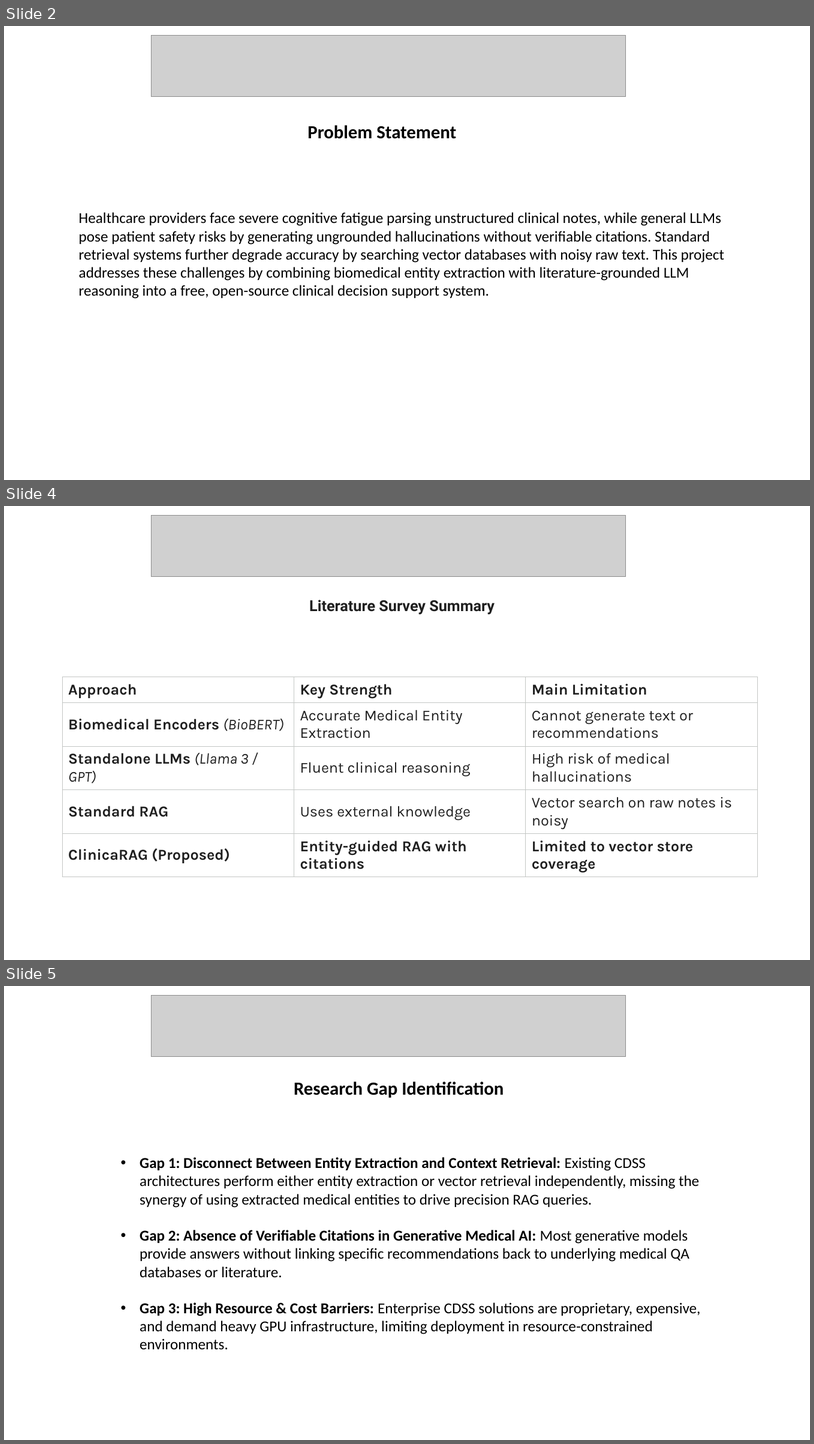
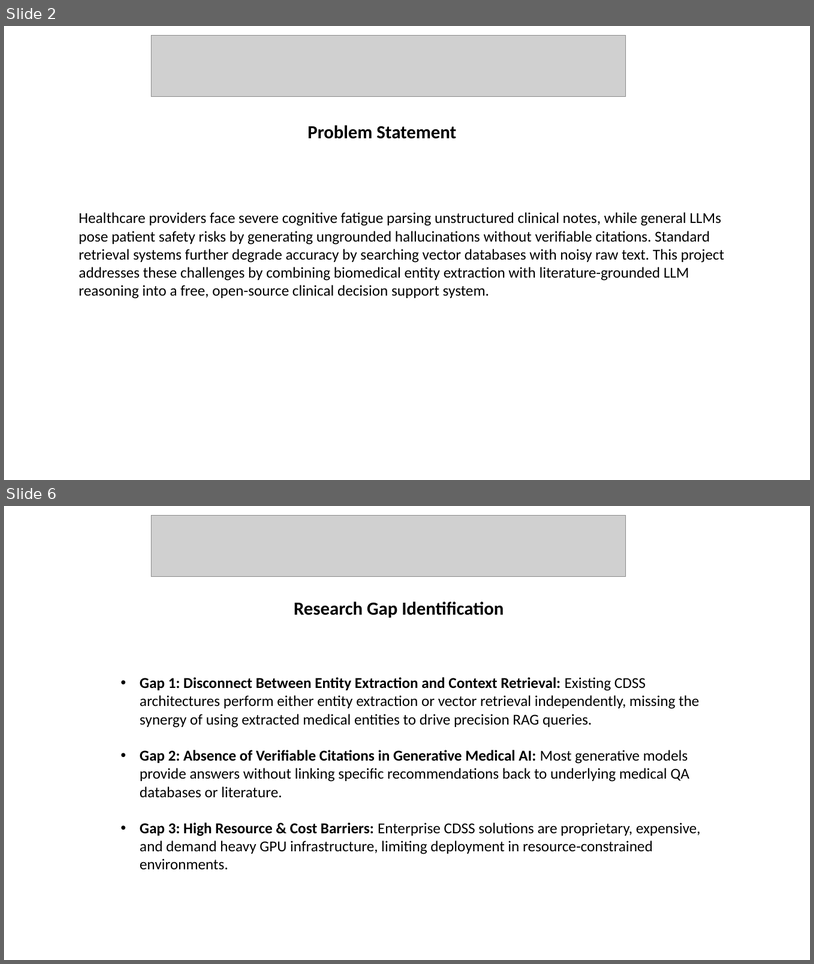
Before and after one commit to Dhanush3183/KLH-CSE-2026-27-2420030057-ClinicaRAG, a slide deck: docs/Project_Presentation.pptx. Shown one above the other, each under a label of ours: slides 2, 4 and 5 before the commit, slides 2 and 6 after it; the slides between them are not shown. The pictures are 814x1444 and 814x964 pixels, drawn with LibreOffice and Linux fonts; fonts in the diff are those of the drawing; grey boxes stand for pictures. Boxes give left, top, right and bottom in pixels: in the first picture for what was removed or moved away, otherwise in the second. Text is boxed around its words. In the diff, an @@ line names an element or a change of style, - is before the commit and + after.

```diff
--- a/docs/Project_Presentation.pptx
+++ b/docs/Project_Presentation.pptx
@@ slide 4 removed at (4, 506, 810, 960), background #FFFFFF @@
@@ picture removed at (151, 515, 626, 576) @@
@@ text removed at (309, 600, 495, 615) @@
-Literature Survey Summary
@@ table removed at (62, 676, 757, 875), 5 rows, 3 columns @@
-Approach | Key Strength | Main Limitation
-Biomedical Encoders (BioBERT) | Accurate Medical Entity Extraction | Cannot generate text or recommendations
-Standalone LLMs (Llama 3 / GPT) | Fluent clinical reasoning | High risk of medical hallucinations
-Standard RAG | Uses external knowledge | Vector search on raw notes is noisy
-ClinicaRAG (Proposed) | Entity-guided RAG with citations | Limited to vector store coverage
@@ what was slide 5 is now slide 6 @@
```
Also in this commit, not shown: 2 slides changed, 2 slides added, 1 other slide removed, 4 other files.
